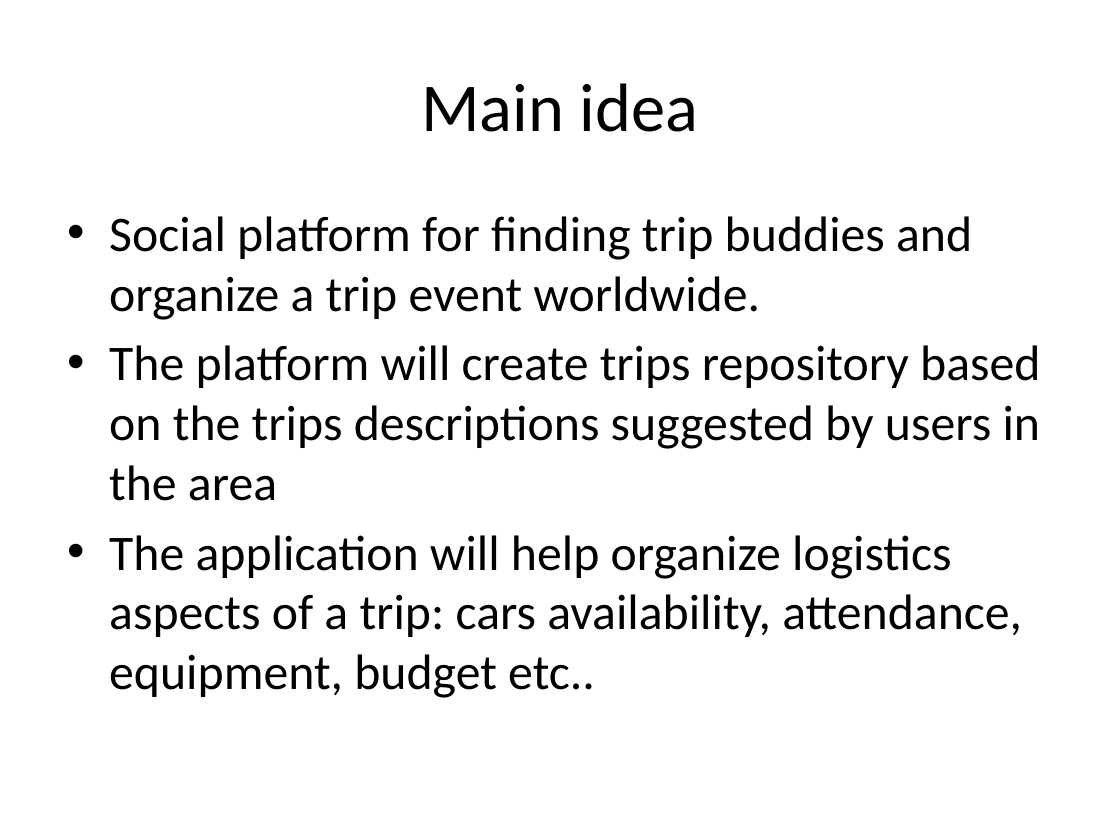
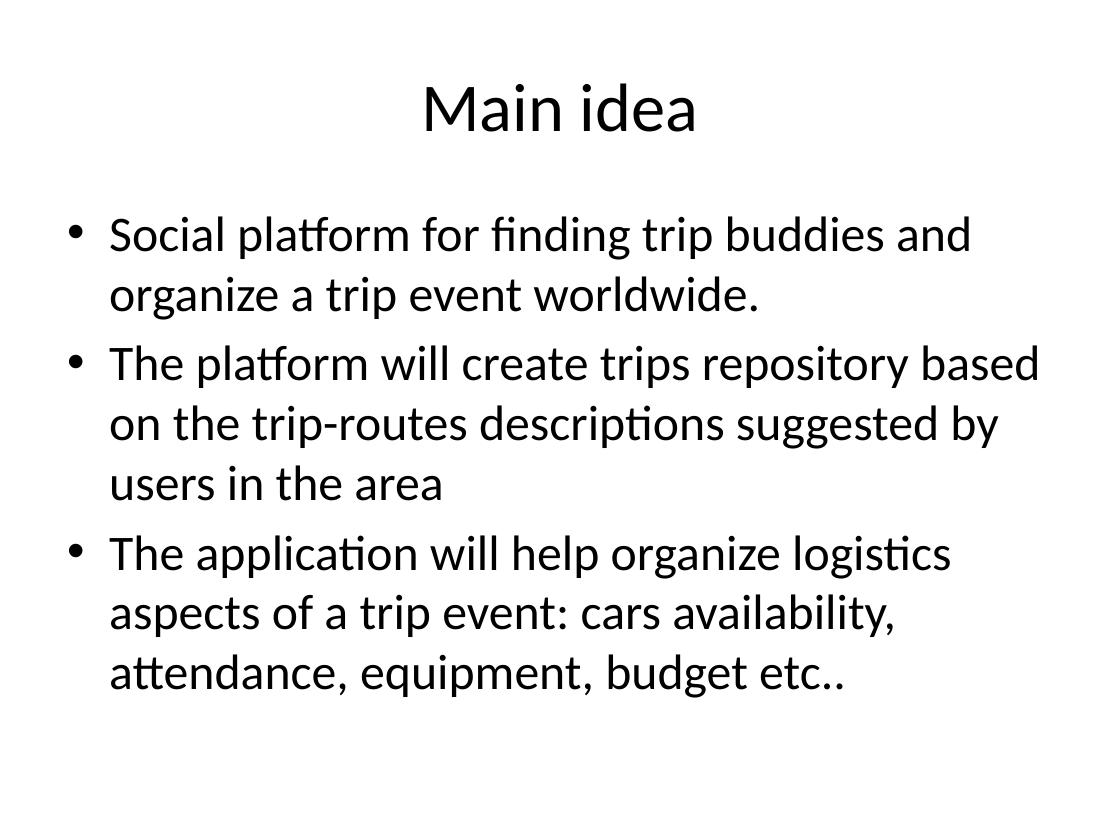
Before and after one commit to keremg/outsurfing, a slide deck: slide 5 of documents/Presentation.pptx. Drawn at 1120x840 pixels with LibreOffice and Linux fonts; fonts in the diff are those of the drawing. Boxes give left, top, right and bottom in pixels: in the first picture for what was removed or moved away, otherwise in the second. Text is boxed around its words. In the diff, an @@ line names an element or a change of style, - is before the commit and + after.

```diff
--- a/documents/Presentation.pptx
+++ b/documents/Presentation.pptx
@@ text at bbox=[109, 345, 1040, 698]: text changed @@
-• The platform will create trips repository based on the trips descriptions suggested by users in the area
-• The application will help organize logistics aspects of a trip: cars availability, attendance, equipment, budget etc..
+• The platform will create trips repository based on the trip-routes descriptions suggested by users in the area
+• The application will help organize logistics aspects of a trip event: cars availability, attendance, equipment, budget etc..
```
Also in this commit, not shown: 8 other slides changed.
